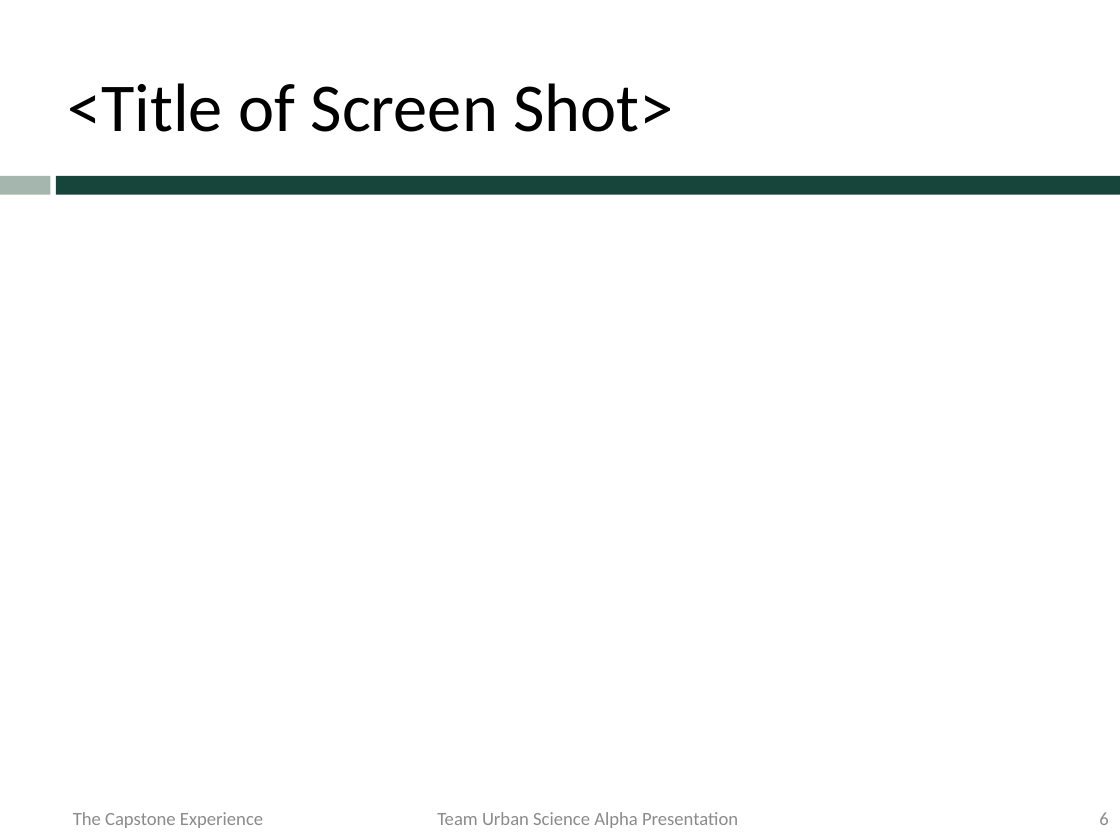
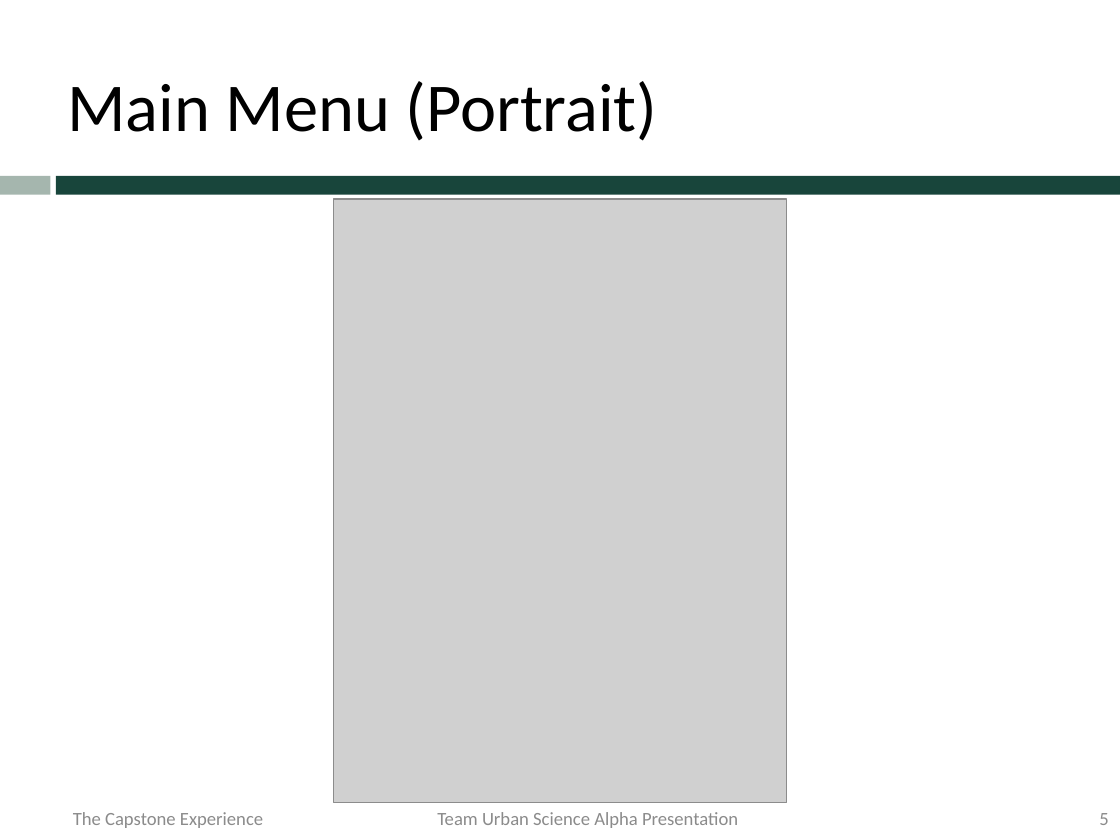
Before and after one commit to msu-capstone-team-urban-science/infographic-generator, a slide deck: slide 5 of documents/alpha-presentation/team-urban-science-alpha-presentation.pptx (slide 6 before the commit). Drawn at 1120x840 pixels with LibreOffice and Linux fonts; fonts in the diff are those of the drawing; grey boxes stand for pictures; background and template pictures are left out. Boxes give left, top, right and bottom in pixels: in the first picture for what was removed or moved away, otherwise in the second. Text is boxed around its words. In the diff, an @@ line names an element or a change of style, - is before the commit and + after.

```diff
--- a/documents/alpha-presentation/team-urban-science-alpha-presentation.pptx
+++ b/documents/alpha-presentation/team-urban-science-alpha-presentation.pptx
@@ title at (67,81,657,141): text changed @@
-<Title of Screen Shot>
+Main Menu (Portrait)
@@ picture added at (334,199,786,803) @@
@@ page number at (1099,813,1108,825): text changed @@
-6
+5
```
Also in this commit, not shown: 3 other slides changed, 1 slide removed.
